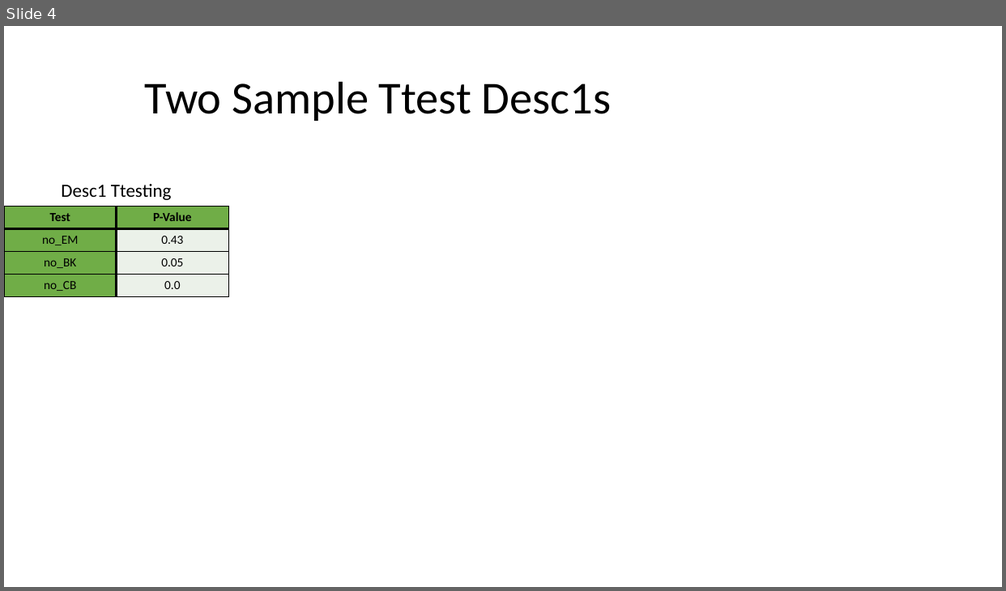
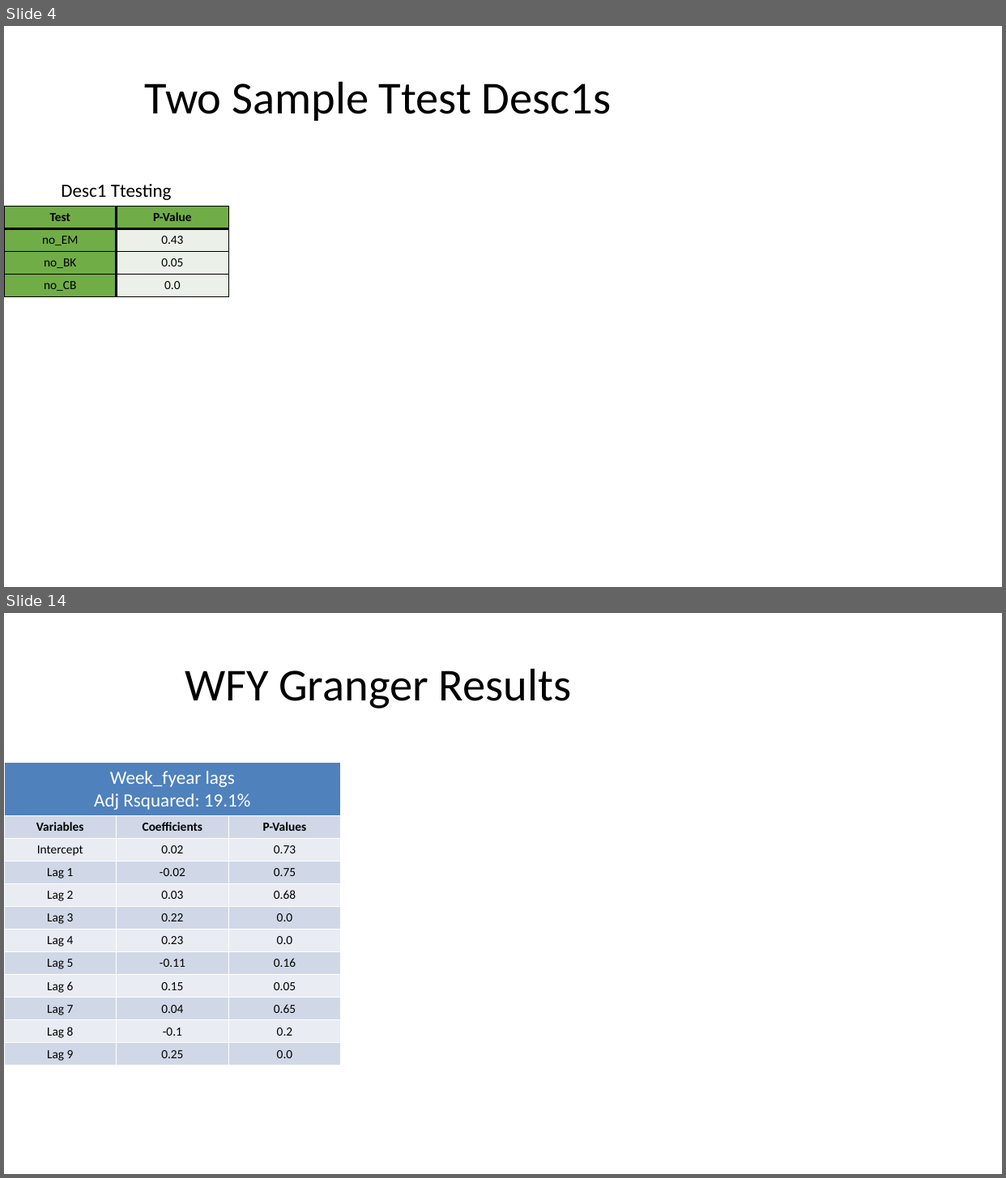
Before and after one commit to lelandjmurrin/Acquisition_Due_Dilligence_Capstone_Project, a slide deck: data/presentation_tables.pptm. Shown one above the other, each under a label of ours: slide 4 before the commit, slides 4 and 14 after it; the slides between them are not shown. The pictures are 1006x591 and 1006x1178 pixels, drawn with LibreOffice and Linux fonts; fonts in the diff are those of the drawing. Boxes give left, top, right and bottom in pixels: in the first picture for what was removed or moved away, otherwise in the second. Text is boxed around its words. In the diff, an @@ line names an element or a change of style, - is before the commit and + after.

Commit message:
Cleaning up create_ppt_table function to generate new tables and modify existing tables to add to master presentation

```diff
--- a/data/presentation_tables.pptm
+++ b/data/presentation_tables.pptm
@@ slide 14 added at [4,613,1002,1174], background #FFFFFF @@
@@ title added at [185,668,571,709], 44 pt, text #000000 @@
+WFY Granger Results
@@ table added at [4,763,341,1064], 12 rows, 3 columns @@
+Week_fyear lags / Adj Rsquared: 19.1% |  | 
+Variables | Coefficients | P-Values
+Intercept | 0.02 | 0.73
+Lag 1 | -0.02 | 0.75
+Lag 2 | 0.03 | 0.68
+Lag 3 | 0.22 | 0.0
+Lag 4 | 0.23 | 0.0
+Lag 5 | -0.11 | 0.16
+Lag 6 | 0.15 | 0.05
+Lag 7 | 0.04 | 0.65
+Lag 8 | -0.1 | 0.2
+Lag 9 | 0.25 | 0.0
```
Also in this commit, not shown: 1 slide changed, 8 other slides added, 1 other file.
